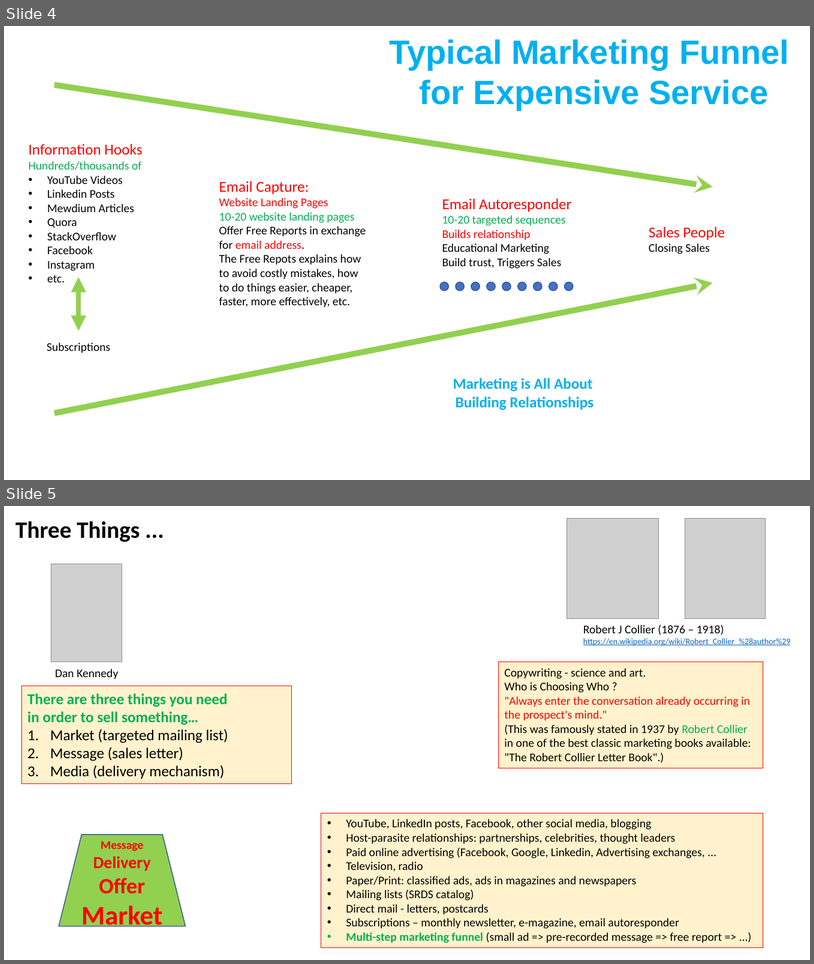
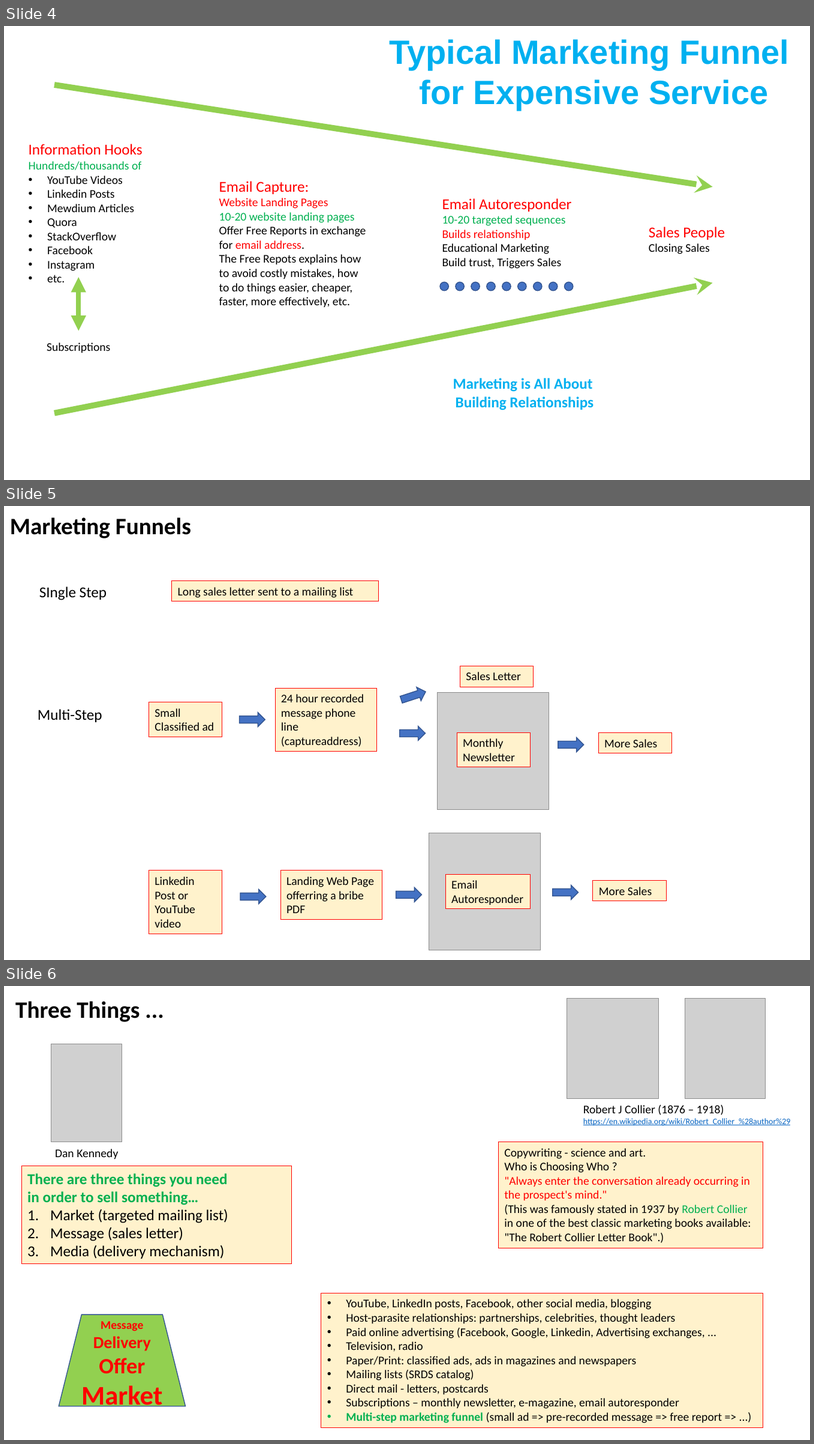
Before and after one commit to lselector/marketing, a slide deck: Marketing.pptx. Shown one above the other, each under a label of ours: slides 4 and 5 before the commit, slides 4, 5 and 6 after it. The pictures are 814x964 and 814x1444 pixels, drawn with LibreOffice and Linux fonts; fonts in the diff are those of the drawing; grey boxes stand for pictures. Boxes give left, top, right and bottom in pixels: in the first picture for what was removed or moved away, otherwise in the second. Text is boxed around its words. In the diff, an @@ line names an element or a change of style, - is before the commit and + after.

```diff
--- a/Marketing.pptx
+++ b/Marketing.pptx
@@ slide 5 added at (4, 506, 810, 960), background #FFFFFF @@
@@ text added at (10, 517, 191, 538), 28 pt, text #000000, bold @@
+Marketing Funnels
@@ text added at (39, 586, 107, 600), 18 pt, text #000000 @@
+SIngle Step
@@ rectangle added at (172, 581, 379, 601), fill #FFF2CC, outline #FF0000 0.75 pt, 14 pt, text #000000 @@
+Long sales letter sent to a mailing list
@@ rectangle added at (461, 666, 534, 687), fill #FFF2CC, outline #FF0000 0.75 pt, 14 pt, text #000000 @@
+Sales Letter
@@ right arrow added at (399, 685, 428, 707), fill #4472C4, outline #325491 1 pt @@
@@ rectangle added at (149, 702, 222, 736), fill #FFF2CC, outline #FF0000 0.75 pt, 14 pt, text #000000 @@
+Small Classified ad
@@ rectangle added at (275, 688, 377, 751), fill #FFF2CC, outline #FF0000 0.75 pt, 14 pt, text #000000 @@
+24 hour recorded message phone line
+(captureaddress)
@@ picture added at (438, 693, 549, 810) @@
@@ text added at (38, 709, 102, 722), 18 pt, text #000000 @@
+Multi-Step
@@ right arrow added at (239, 712, 265, 727), fill #4472C4, outline #325491 1 pt @@
@@ right arrow added at (400, 726, 426, 741), fill #4472C4, outline #325491 1 pt @@
@@ rectangle added at (457, 732, 530, 767), fill #FFF2CC, outline #FF0000 0.75 pt, 14 pt, text #000000 @@
+Monthly Newsletter
@@ right arrow added at (559, 737, 584, 751), fill #4472C4, outline #325491 1 pt @@
@@ rectangle added at (599, 733, 672, 753), fill #FFF2CC, outline #FF0000 0.75 pt, 14 pt, text #000000 @@
+More Sales
@@ picture added at (429, 832, 540, 950) @@
@@ rectangle added at (149, 870, 222, 933), fill #FFF2CC, outline #FF0000 0.75 pt, 14 pt, text #000000 @@
+Linkedin Post or YouTube video
@@ rectangle added at (281, 870, 383, 919), fill #FFF2CC, outline #FF0000 0.75 pt, 14 pt, text #000000 @@
+Landing Web Page offerring a bribe PDF
@@ rectangle added at (446, 874, 530, 908), fill #FFF2CC, outline #FF0000 0.75 pt, 14 pt, text #000000 @@
+Email Autoresponder
@@ rectangle added at (593, 880, 666, 901), fill #FFF2CC, outline #FF0000 0.75 pt, 14 pt, text #000000 @@
+More Sales
@@ right arrow added at (240, 889, 266, 903), fill #4472C4, outline #325491 1 pt @@
@@ right arrow added at (396, 887, 422, 901), fill #4472C4, outline #325491 1 pt @@
@@ right arrow added at (553, 885, 579, 899), fill #4472C4, outline #325491 1 pt @@
@@ what was slide 5 is now slide 6 @@
```
Also in this commit, not shown: 1 other slide added.
